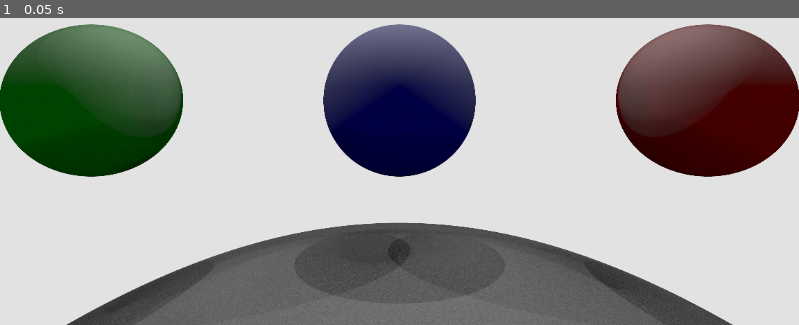
Above: before the commit, frame 1.
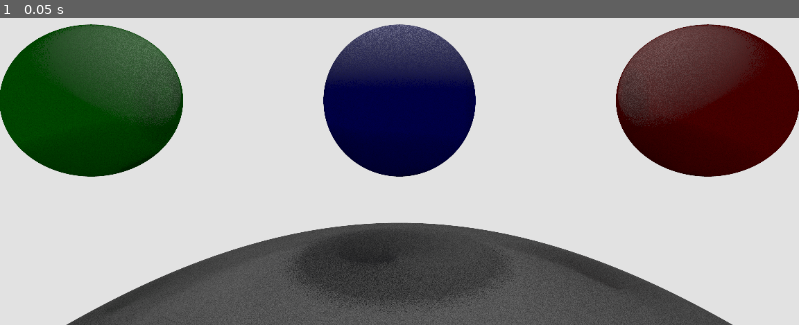
Above: after the commit, the same moment.

Repository: Robert-W-Ward/godot-path-tracer
Game: Godot game, scene res://main.tscn
Two runs of this game, one before a commit and one after it. Both use one fixed random seed, a clock stepped at 60 frames per second and the inputs below.
Inputs:
- Up to frame 1 (0.05 s): no input

The runs differ from the first frame. In frame 1, 9.5% of the frame differs, in the area x 0-100%, y 1-100%.

Commit message:
added area light

Diff:
--- a/pathtracer.gdshader
+++ b/pathtracer.gdshader
@@ -3,6 +3,7 @@
 const int MAX_SPHERES = 4;
 const int SAMPLES_PER_PIXEL = 32;
 const int MAX_BOUNCES = 10;
+varying vec4 FragCoord;
 struct Ray {
     vec3 origin;
     vec3 direction;
@@ -33,10 +34,19 @@
 	vec3 position;
 	vec4 color; //xyz color, w for intensity
 };
+
+struct AreaLight{
+	vec3 position;
+	vec3 normal;
+	vec3 up;
+	vec2 size;
+	vec4 color;
+};
+const AreaLight areaLight = AreaLight(vec3(0.0,-3.0,0.0),vec3(0.0,1.0,0.0),vec3(0.0,1.0,0.0),vec2(2,2),vec4(1.0));
 const PointLight PointLights[3]  = PointLight[](
-	PointLight(vec3(0.0,-3.0,0.0),vec4(1.0,1.0,1.0,1.0)),
-	PointLight(vec3(-2.0,-3.0,0.0),vec4(1.0,1.0,1.0,1.0)),
-	PointLight(vec3(2.0,-3.0,0.0),vec4(1.0,1.0,1.0,1.0))
+	PointLight(vec3(0.0,-3.0,0.0),vec4(1.0,1.0,1.0,0.0)),
+	PointLight(vec3(-2.0,-3.0,0.0),vec4(1.0,1.0,1.0,0.0)),
+	PointLight(vec3(2.0,-3.0,0.0),vec4(1.0,1.0,1.0,0.0))
 );
 const Material materials[4] = Material[](
 	Material(1,1,0.5,1.0,0.0,vec4(1.0,1.0,1.0,1.0),vec4(1.0,1.0,1.0,1.0),.2),// White lambertian material
@@ -74,6 +84,18 @@
 	vec3 v = cross(w,u);
 
 	return direction.x * u + direction.y * v + direction.z * w;
+}
+vec3 SampleAreaLight(vec3 P, AreaLight light,out vec3 L, out float dist){
+	float u = random(FragCoord.xy + light.position.xy) - 0.5;
+	float v = random(FragCoord.xy + light.position.xy) - 0.5;
+
+	vec3 lightRight = cross(light.normal, light.up);
+
+	vec3 samplePos = light.position + light.up * (v*light.size.y) + lightRight * (u * light.size.x);
+
+	L = normalize(samplePos - P);
+	dist = length(samplePos -P);
+	return samplePos;
 }
 
 float SphereSDF(vec3 p, vec3 center,float radius){
@@ -136,21 +158,46 @@
 	float specularAngle = max(dot(V,R),0.0);
 	return specularColor * intensity * pow(specularAngle,shininess);
 }
-vec3 CalculateDirectLighting(vec3 P, vec3 N,vec3 V,Material mat){
+
+bool inShadow(Ray shadowRay, Hit shadowHit,float distToLight){
+	RayIntersect(shadowRay,shadowHit);
+	if(shadowHit.dist> 0.0 && shadowHit.dist < distToLight){
+		return false;
+	}else return true;
+}
+
+vec3 CalculateDirectLighting(vec3 P, vec3 N,vec3 V,Material mat,AreaLight al){
 	vec3 dirLight = vec3(0.0);
+	vec3 L = vec3(0.0);
+	float distanceToLight = 0.0;
+
+	// Sample the Area ligth first
+	vec3 samplePos = SampleAreaLight(P,areaLight,L,distanceToLight);
+	float attenuation = 1.0/(distanceToLight * distanceToLight);
+
+	// Shadow for area ligth
+ 	Ray shadowRay;
+	shadowRay.origin = P + N * 0.001;
+	shadowRay.direction = L;
+	Hit shadowHit;
+	if (inShadow(shadowRay,shadowHit,distanceToLight)) { // If not in shadow
+		float NoL = max(dot(N, L), 0.0);
+		vec3 diffuse = LambertianReflectanceBRDF(L, N, mat.color.rgb, 1.0);
+		vec3 specular = PhongSpecularReflectanceBRDF(L, N, V, mat.specular.rgb, mat.shininess, mat.specular.w);
+		vec3 BRDF = diffuse + specular;
+		dirLight += areaLight.color.w * BRDF * NoL * attenuation;
+	}
+
 	for(int i = 0; i< PointLights.length(); ++i){
 		PointLight light = PointLights[i];
-		vec3 L = normalize(light.position - P);
-		float distanceToLight = length(light.position - P);
-		vec3 lightDir = L;
-		float attenuation = 1.0/(distanceToLight *distanceToLight);
-
-		Ray shadowRay;
+		L = normalize(light.position - P);
+		distanceToLight = length(light.position - P);
+		attenuation = 1.0/(distanceToLight * distanceToLight);
+
 		shadowRay.origin = P + N *0.001;
 		shadowRay.direction = L;
-		Hit shadowHit;
-		RayIntersect(shadowRay,shadowHit);
-		if(shadowHit.dist > 0.0&& shadowHit.dist < distanceToLight){
+		shadowHit;
+		if(inShadow(shadowRay,shadowHit,distanceToLight)){
 			continue;
 		}
 
@@ -177,7 +224,7 @@
 		if(hit.dist>0.0){
 			Material mat = materials[hit.materialId];
 			vec3 N = normalize(hit.normal);
-			vec3 directLight = CalculateDirectLighting(hit.point,N,-ray.direction,mat);
+			vec3 directLight = CalculateDirectLighting(hit.point,N,-ray.direction,mat, areaLight);
 			radiance += throughput * directLight;
 
 			// Importance sampling using Cosine weighted sampling of the hemisphere
@@ -217,6 +264,7 @@
 void fragment() {
     vec3 color = vec3(0.0);
 	vec2 Resolution = 1.0/SCREEN_PIXEL_SIZE;
+	FragCoord = FRAGCOORD;
 	vec2 uv = NormalizedScreenCoords(FRAGCOORD.xy,Resolution);
 	vec3 camPos = vec3(0,0,-3);
 	vec3 at = vec3(0.0);
